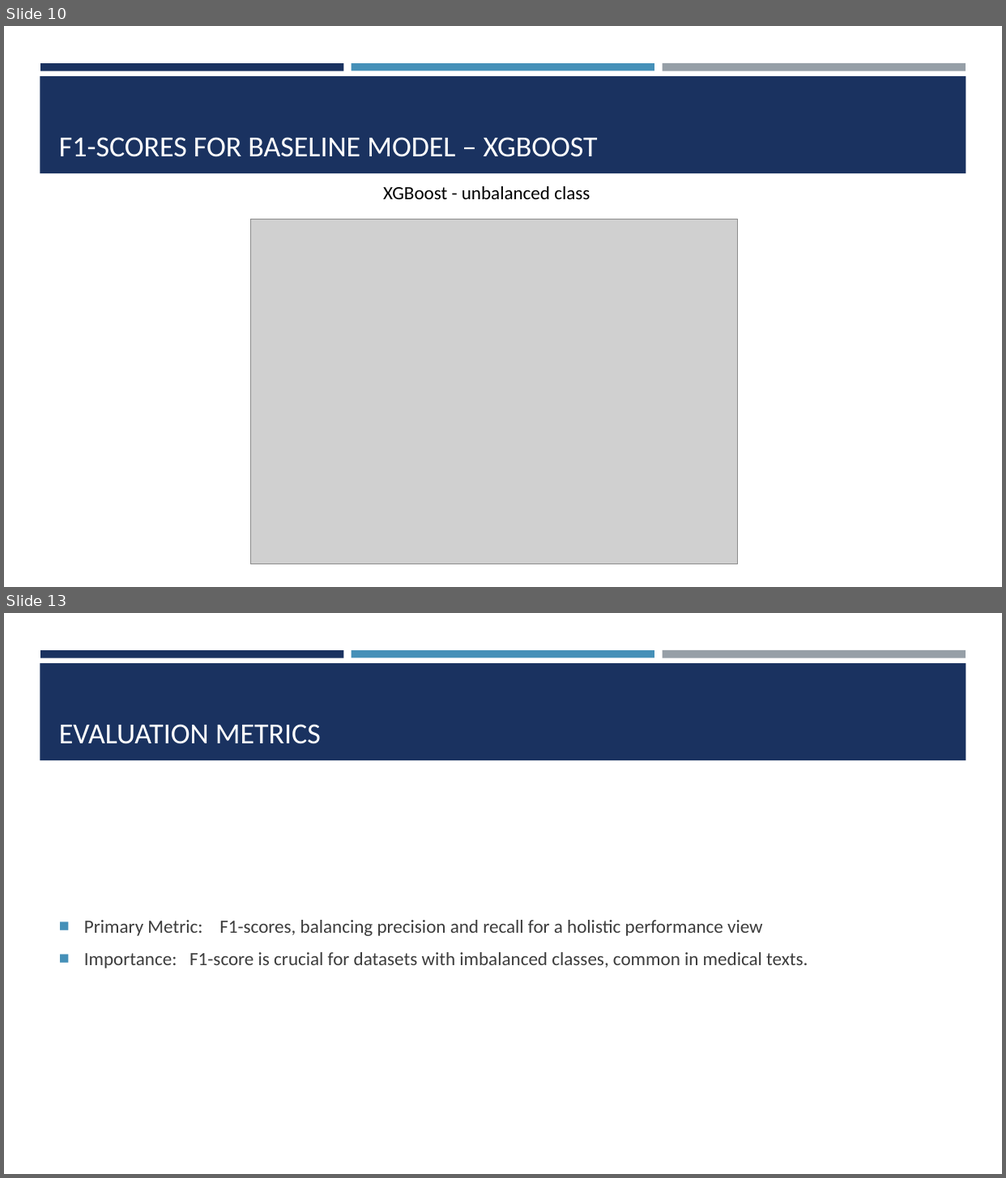
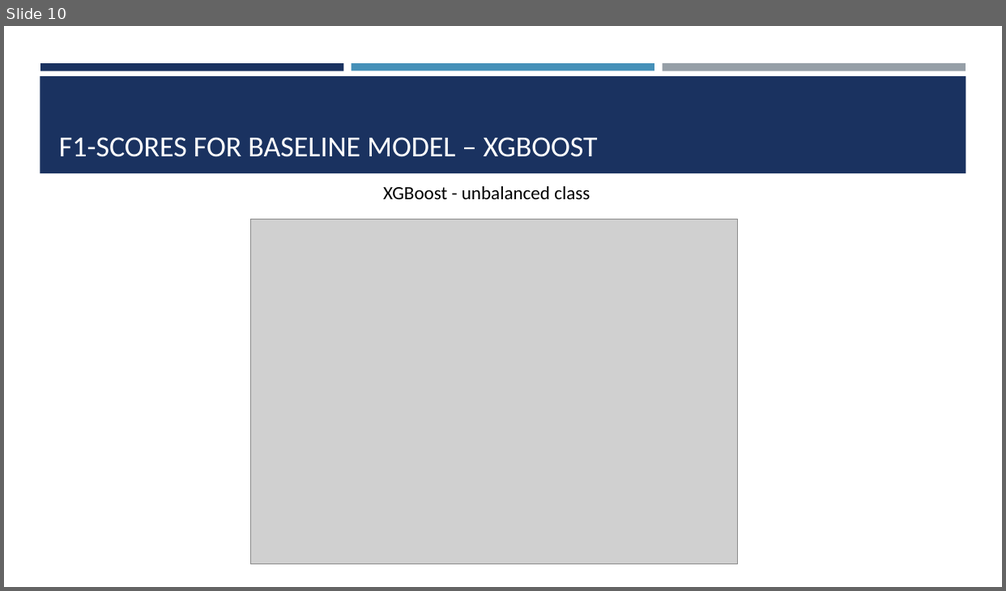
Before and after one commit to josefweibel/nlp-medical-project, a slide deck: presentations/Final Presentation.pptx. Shown one above the other, each under a label of ours: slides 10 and 13 before the commit, slide 10 after it; the slides between them are not shown. The pictures are 1006x1178 and 1006x591 pixels, drawn with LibreOffice and Linux fonts; fonts in the diff are those of the drawing; grey boxes stand for pictures. Boxes give left, top, right and bottom in pixels: in the first picture for what was removed or moved away, otherwise in the second. Text is boxed around its words. In the diff, an @@ line names an element or a change of style, - is before the commit and + after.

```diff
--- a/presentations/Final Presentation.pptx
+++ b/presentations/Final Presentation.pptx
@@ slide 13 removed at box(4, 613, 1002, 1174), background #FFFFFF; not listed: 4 template elements that a slide beside it also shows @@
@@ title removed at box(59, 724, 321, 744) @@
-EVALUATION METRICS
@@ text removed at box(84, 920, 808, 969) @@
-■ Primary Metric: F1-scores, balancing precision and recall for a holistic performance view
-■ Importance: F1-score is crucial for datasets with imbalanced classes, common in medical texts.
```
Also in this commit, not shown: 5 slides changed, 1 slide added, 1 other file.
